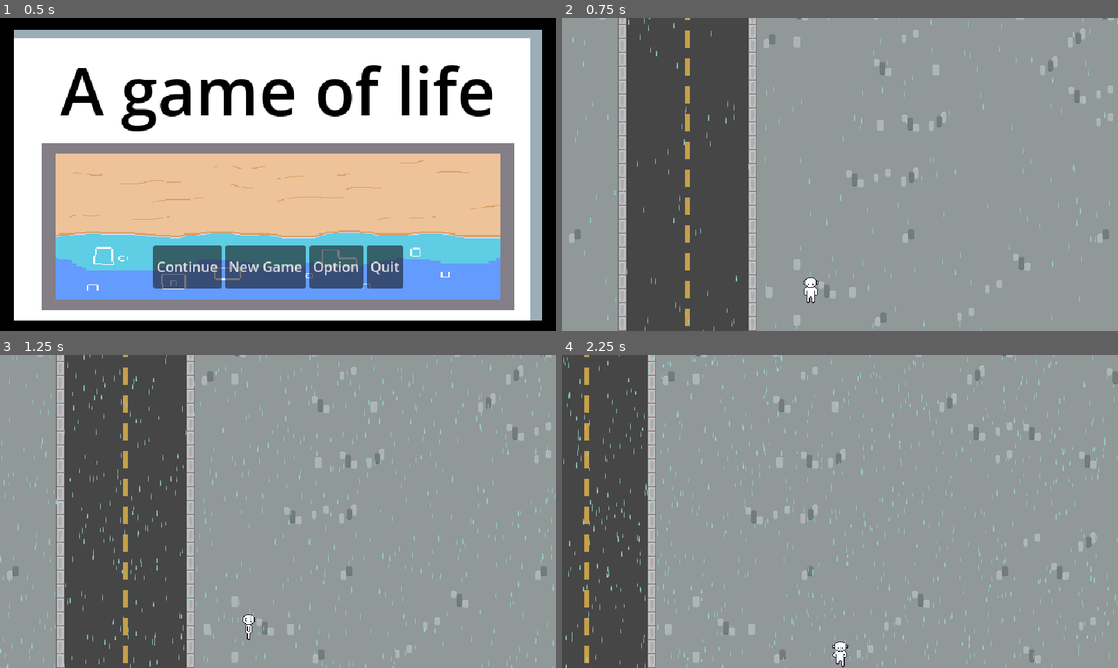
Above: before the commit, frames 1-4 (two rows, left to right).
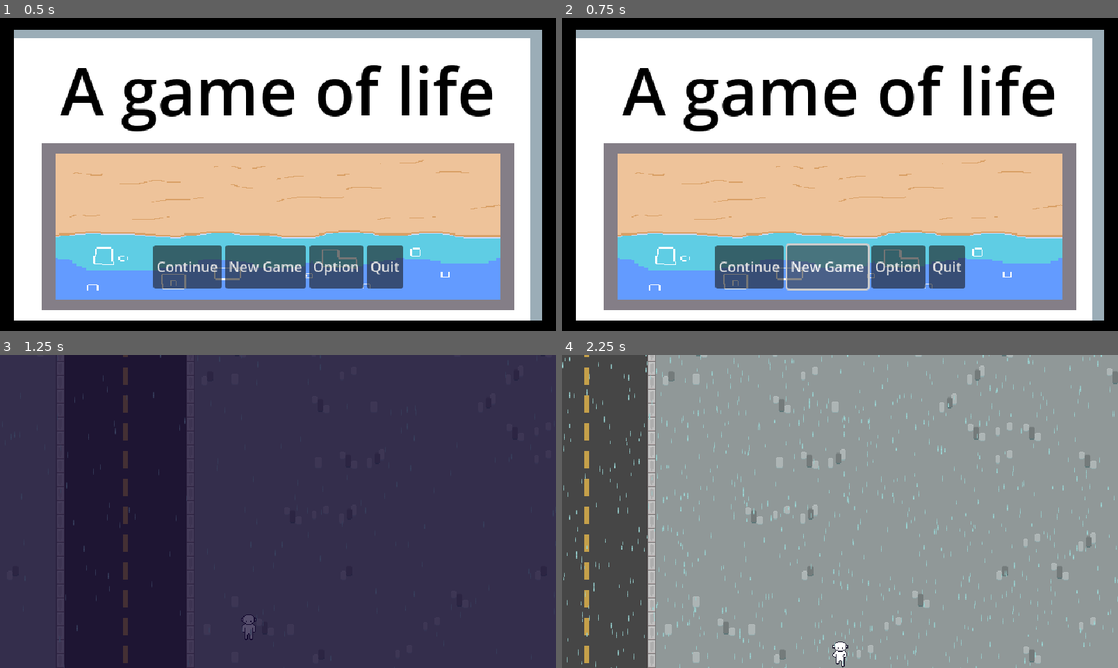
Above: after the commit, the same moments.

Repository: PoloLoveTaco/Pixel-Game-Jam---2025
Game: Godot game, scene res://Scenes/main_menu.tscn
Two runs of this game, one before a commit and one after it. Both use one fixed random seed, a clock stepped at 60 frames per second and the inputs below.
Inputs (mouse positions are in pixels of both pictures, inside the frame that each line leads up to):
- Up to frame 1 (0.5 s): no input
- Up to frame 2 (0.75 s): click "New Game" at 0.5 s
- Up to frame 3 (1.25 s): no input
- Up to frame 4 (2.25 s): tap Enter (ui_accept) at 1.25, 1.52 s; move the mouse to (962, 495) at 1.27 s; hold D (right) 1.28-2.03 s; hold E (interact) 1.28-2.03 s; click (962, 495) at 1.42 s; move the mouse to (728, 527) at 2.02 s; hold S (down) from 2.03 s (still down); tap F at 2.1 s; click (728, 527) at 2.17 s

Frame 1 is identical in both runs. In frame 2, 100% of the frame differs, in the area x 0-100%, y 0-100%; in frame 3, 100%; in frame 4, 3.9%.

Commit message:
[ADD] transition scene

Diff:
--- /dev/null
+++ b/Scenes/scene_transition.tscn
@@ -0,0 +1,59 @@
+[gd_scene load_steps=5 format=3 uid="uid://d4gr5pr8375r1"]
+
+[ext_resource type="Script" uid="uid://bqa8lvf2c7wwa" path="res://Scripts/scene_transition.gd" id="1_crfs3"]
+
+[sub_resource type="Animation" id="Animation_vin40"]
+resource_name = "RESET"
+length = 0.01
+tracks/0/type = "value"
+tracks/0/imported = false
+tracks/0/enabled = true
+tracks/0/path = NodePath("DissolveRect:modulate")
+tracks/0/interp = 1
+tracks/0/loop_wrap = true
+tracks/0/keys = {
+"times": PackedFloat32Array(0),
+"transitions": PackedFloat32Array(1),
+"update": 0,
+"values": [Color(1, 1, 1, 0)]
+}
+
+[sub_resource type="Animation" id="Animation_8sxkv"]
+resource_name = "dissolve"
+length = 0.5
+tracks/0/type = "value"
+tracks/0/imported = false
+tracks/0/enabled = true
+tracks/0/path = NodePath("DissolveRect:modulate")
+tracks/0/interp = 1
+tracks/0/loop_wrap = true
+tracks/0/keys = {
+"times": PackedFloat32Array(0, 0.5),
+"transitions": PackedFloat32Array(1, 1),
+"update": 0,
+"values": [Color(1, 1, 1, 0), Color(1, 1, 1, 1)]
+}
+
+[sub_resource type="AnimationLibrary" id="AnimationLibrary_sd3nk"]
+_data = {
+&"RESET": SubResource("Animation_vin40"),
+&"dissolve": SubResource("Animation_8sxkv")
+}
+
+[node name="Scene Transition" type="CanvasLayer"]
+script = ExtResource("1_crfs3")
+
+[node name="DissolveRect" type="ColorRect" parent="."]
+modulate = Color(1, 1, 1, 0)
+anchors_preset = 15
+anchor_right = 1.0
+anchor_bottom = 1.0
+grow_horizontal = 2
+grow_vertical = 2
+mouse_filter = 2
+color = Color(0.0509804, 0, 0.168627, 1)
+
+[node name="AnimationPlayer" type="AnimationPlayer" parent="."]
+libraries = {
+&"": SubResource("AnimationLibrary_sd3nk")
+}
--- a/Scripts/lobby_house.gd
+++ b/Scripts/lobby_house.gd
@@ -6,4 +6,4 @@
 	book_1.interact = Callable(self, "_to_world_1")
 
 func _to_world_1():
-	get_tree().change_scene_to_file("res://Scenes/level_kitchen.tscn")
+	SceneTransition.change_scene_dissolve("res://Scenes/level_kitchen.tscn")
--- a/Scripts/main_menu.gd
+++ b/Scripts/main_menu.gd
@@ -6,11 +6,11 @@
 
 
 func _on_continue_button_pressed() -> void:
-	get_tree().change_scene_to_file("res://Scenes/first_act.tscn")
+	SceneTransition.change_scene_dissolve("res://Scenes/first_act.tscn")
 
 
 func _on_new_game_button_pressed() -> void:
-	get_tree().change_scene_to_file("res://Scenes/first_act.tscn")
+	SceneTransition.change_scene_dissolve("res://Scenes/first_act.tscn")
 
 
 func _on_option_button_pressed() -> void:
--- /dev/null
+++ b/Scripts/scene_transition.gd
@@ -0,0 +1,8 @@
+extends CanvasLayer
+@onready var animation_player: AnimationPlayer = $AnimationPlayer
+
+func change_scene_dissolve(target: String):
+	animation_player.play("dissolve")
+	await animation_player.animation_finished
+	get_tree().change_scene_to_file(target)
+	animation_player.play_backwards("dissolve")
--- a/project.godot
+++ b/project.godot
@@ -22,6 +22,7 @@
 
 PhantomCameraManager="*res://addons/phantom_camera/scripts/managers/phantom_camera_manager.gd"
 InteractionManager="*res://Scenes/interaction_manager.tscn"
+SceneTransition="*res://Scenes/scene_transition.tscn"
 
 [display]
 
Not shown, added: Scripts/scene_transition.gd.uid
